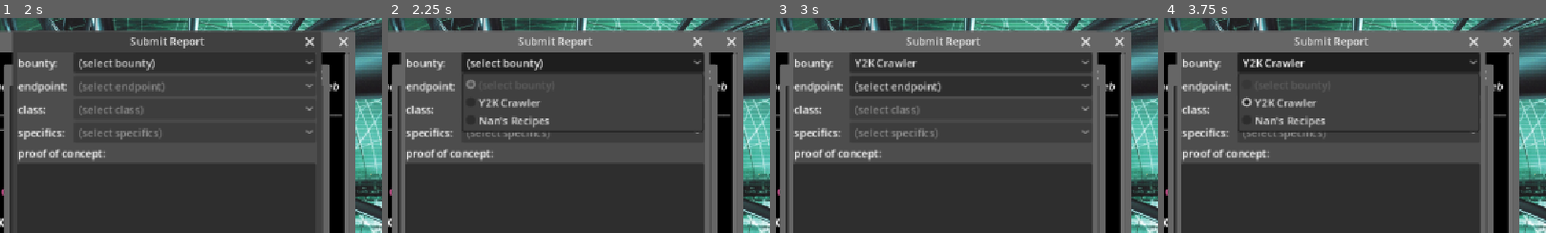
Above: before the commit, frames 1-4 (left to right).
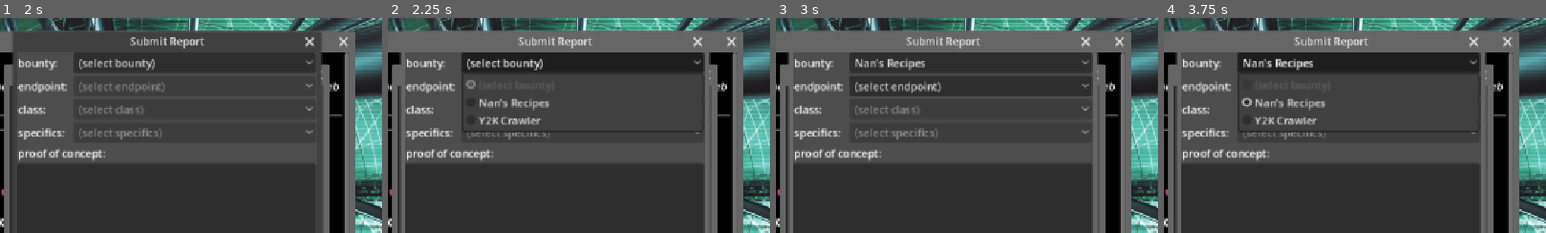
Above: after the commit, the same moments.

Repository: samiser/bug-bountyz
Game: Godot game, scene res://main.tscn
Two runs of this game, one before a commit and one after it. Both use one fixed random seed, a clock stepped at 60 frames per second and the inputs below.
Inputs (mouse positions are % of the whole screen's width and height, from its top left):
- Up to frame 1 (2 s): click "bug-bountyz.net" at 0.5 s; click "scan" at 1.25 s
- Up to frame 2 (2.25 s): click "(select bounty)" at 2 s
- Up to frame 3 (3 s): click "bug-bountyz.net" at 2.75 s
- Up to frame 4 (3.75 s): click (54, 22) at 3.5 s, where only the run before the commit has a clickable "Y2K Crawler"
The pictures show only the part of the screen within x 28-78%, y 11-61%; the shares and areas given below are measured in that part.

Frame 1 is identical in both runs. In frame 2, 0.9% of the frame differs, in the area x 23-43%, y 37-52%; in frame 3, 0.5%; in frame 4, 1.4%, in the area x 20-43%, y 18-52%.

Commit message:
added music to pages

Diff:
--- a/browser.tscn
+++ b/browser.tscn
@@ -40,3 +40,6 @@
 grow_horizontal = 2
 grow_vertical = 2
 bbcode_enabled = true
+
+[node name="page_music" type="AudioStreamPlayer" parent="." unique_id=512331975]
+volume_db = -10.0
--- a/resources/bounties/nan_bounty.tres
+++ /dev/null
@@ -1,12 +0,0 @@
-[gd_resource type="Resource" script_class="Bounty" format=3 uid="uid://maoy6qisc4yb"]
-
-[ext_resource type="Script" uid="uid://c72mw4r1vwo1x" path="res://scripts/bounty.gd" id="1_bnty"]
-[ext_resource type="Resource" uid="uid://xlglopd7cc1h" path="res://resources/sites/y2k-crawler.com/index.tres" id="2_bvv8l"]
-
-[resource]
-script = ExtResource("1_bnty")
-program_name = "Y2K Crawler"
-target_page = ExtResource("2_bvv8l")
-payout_min = 100
-payout_max = 500
-scope = "game fucked up"
--- /dev/null
+++ b/resources/bounties/nans_bounty.tres
@@ -0,0 +1,12 @@
+[gd_resource type="Resource" script_class="Bounty" format=3 uid="uid://d2xvm1sf47f26"]
+
+[ext_resource type="Script" uid="uid://c72mw4r1vwo1x" path="res://scripts/bounty.gd" id="1_17wce"]
+[ext_resource type="Resource" uid="uid://babrl7eo7oadj" path="res://resources/sites/nansrecipes.com/index.tres" id="2_axno1"]
+
+[resource]
+script = ExtResource("1_17wce")
+program_name = "Nan's Recipes"
+target_page = ExtResource("2_axno1")
+payout_min = 100
+payout_max = 500
+scope = "My grandson made me this website and i have no idea how it works.. I'm worried there might be some issues with it!"
--- a/resources/bounties/y2k_bounty.tres
+++ b/resources/bounties/y2k_bounty.tres
@@ -1,12 +1,12 @@
-[gd_resource type="Resource" script_class="Bounty" format=3 uid="uid://d2xvm1sf47f26"]
+[gd_resource type="Resource" script_class="Bounty" format=3 uid="uid://maoy6qisc4yb"]
 
-[ext_resource type="Script" uid="uid://c72mw4r1vwo1x" path="res://scripts/bounty.gd" id="1_17wce"]
-[ext_resource type="Resource" uid="uid://babrl7eo7oadj" path="res://resources/sites/nansrecipes.com/index.tres" id="2_axno1"]
+[ext_resource type="Script" uid="uid://c72mw4r1vwo1x" path="res://scripts/bounty.gd" id="1_bnty"]
+[ext_resource type="Resource" uid="uid://xlglopd7cc1h" path="res://resources/sites/y2k-crawler.com/index.tres" id="2_bvv8l"]
 
 [resource]
-script = ExtResource("1_17wce")
-program_name = "Nan's Recipes"
-target_page = ExtResource("2_axno1")
+script = ExtResource("1_bnty")
+program_name = "Y2K Crawler"
+target_page = ExtResource("2_bvv8l")
 payout_min = 100
 payout_max = 500
-scope = "My grandson made me this website and i have no idea how it works.. I'm worried there might be some issues with it!"
+scope = "game fucked up"
--- a/resources/sites/bug-bountyz.net/index.tres
+++ b/resources/sites/bug-bountyz.net/index.tres
@@ -2,7 +2,7 @@
 
 [ext_resource type="Script" uid="uid://c72mw4r1vwo1x" path="res://scripts/bounty.gd" id="1_dsk1c"]
 [ext_resource type="Script" uid="uid://po6qa3yf7wti" path="res://scripts/platform_page.gd" id="1_pp"]
-[ext_resource type="Resource" uid="uid://maoy6qisc4yb" path="res://resources/bounties/nan_bounty.tres" id="2_e3lvg"]
+[ext_resource type="Resource" uid="uid://maoy6qisc4yb" path="res://resources/bounties/y2k_bounty.tres" id="2_e3lvg"]
 
 [resource]
 script = ExtResource("1_pp")
--- a/resources/sites/y2k-crawler.com/index.tres
+++ b/resources/sites/y2k-crawler.com/index.tres
@@ -2,12 +2,21 @@
 
 [ext_resource type="Texture2D" uid="uid://bgjbq3afakib1" path="res://images/img_y2k_icon.bmp" id="1_2avd3"]
 [ext_resource type="Script" uid="uid://ckg4qnkq81pmh" path="res://scripts/page.gd" id="1_skyko"]
+[ext_resource type="AudioStream" uid="uid://b47h551qo4idp" path="res://audio/music/music_y2k.mp3" id="2_0d6ji"]
 
 [resource]
 script = ExtResource("1_skyko")
 path = "index.html"
 content = "[center][img]res://images/img_y2k_logo.jpg[/img][/center]
-this game is so [rainbow]tuff[/rainbow]"
+[outline_size=1][outline_color=WHITE][color=BLACK]
+23:59, December 31st, 1999.
+
+Remember to turn your computer off before midnight, or else the Millennium Bug will kick ass until every file is destroyed.
+Dungeon Crawling Action!
+
+You take control of the Millennium Bug, moving through a computer to do as much damage as possible. Familiar foes and dangerous obstacles will try their best to stop you, from Firewalls to minefields. Be efficient with your destruction, as each item consumes your energy supply.
+[/color][/outline_color]"
 background_img = ExtResource("1_2avd3")
 background_colour = Color(0, 0, 0, 1)
+music = ExtResource("2_0d6ji")
 metadata/_custom_type_script = "uid://ckg4qnkq81pmh"
--- a/scripts/browser.gd
+++ b/scripts/browser.gd
@@ -6,6 +6,8 @@
 @onready var content_label: RichTextLabel = $content_label
 @onready var background_image: TextureRect = $background_image
 @onready var background_colour: ColorRect = $background_colour
+
+@onready var page_music: AudioStreamPlayer = $page_music
 
 var history : Array[String]
 
@@ -42,6 +44,14 @@
 	content_label.text = ""
 	content_label.append_text(page.get_content())
 
+	if page.music:
+		if page_music.stream != page.music:
+			page_music.stream = page.music
+			page_music.play()
+	else:
+		page_music.stream = null
+		page_music.stop()
+
 	background_image.visible = page.background_img != null
 	if page.background_img:
 		background_image.texture = page.background_img
--- a/scripts/page.gd
+++ b/scripts/page.gd
@@ -5,6 +5,6 @@
 @export_multiline var content: String
 @export var background_img : Texture2D
 @export var background_colour : Color = Color.WHITE
-
+@export var music : AudioStream
 func get_content() -> String:
 	return content
Not shown, added: audio/music/music_y2k.mp3.import
Not shown, added: audio/music/music_y2k.mp3
